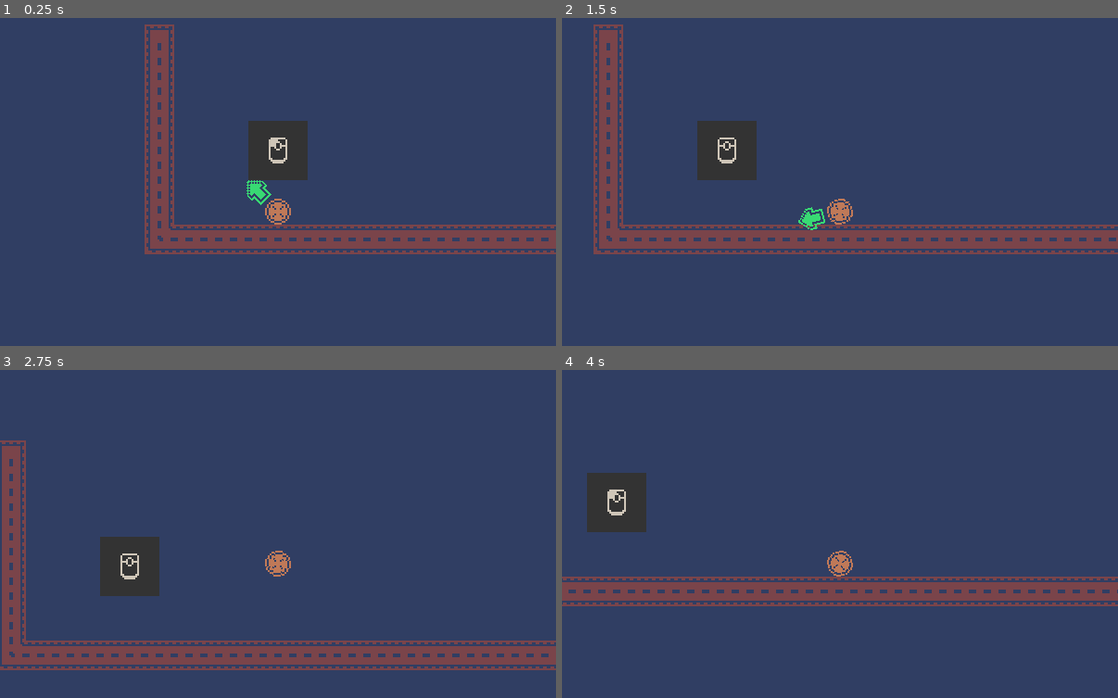
Above: before the commit, frames 1-4 (two rows, left to right).
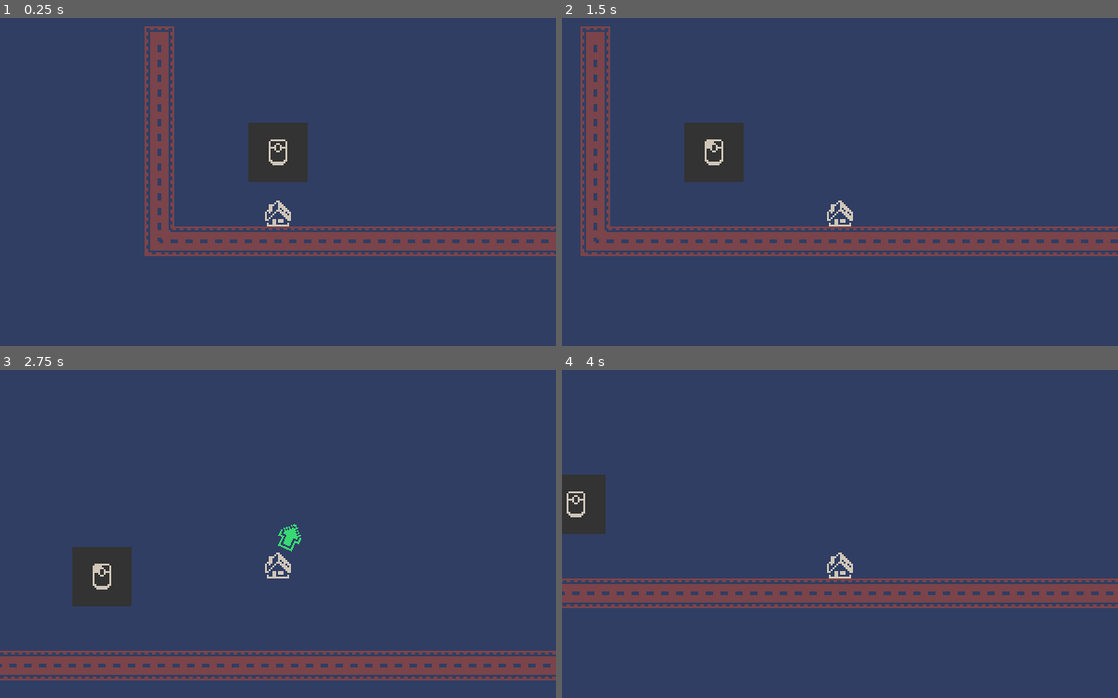
Above: after the commit, the same moments.

Repository: AmossGuy/jumphouse
Game: Godot game, scene res://main.tscn
The game is run twice, just before and just after one commit, with the same random seed, the same clock (stepped at 60 frames per second) and the same inputs.
Inputs (mouse positions are in pixels of both pictures, inside the frame that each line leads up to):
- Up to frame 1 (0.25 s): no input
- Up to frame 2 (1.5 s): tap Enter at 0.5 s; move the mouse to (962, 185) at 0.52 s; press the mouse at (962, 185) at 0.53 s; move the mouse to (728, 241) at 1.27 s; release the mouse at (728, 241) at 1.28 s; click (728, 241) at 1.35 s
- Up to frame 3 (2.75 s): move the mouse to (333, 442) at 2.02 s; press the mouse at (333, 442) at 2.03 s
- Up to frame 4 (4 s): move the mouse to (812, 675) at 2.77 s; release the mouse at (812, 675) at 2.78 s; click (812, 675) at 2.85 s; move the mouse to (1006, 645) at 3.52 s; press the mouse at (1006, 645) at 3.53 s

The runs differ from the first frame. In frame 1, 3.8% of the frame differs, in the area x 26-100%, y 1-73%; in frame 2, 8.6%; in frame 3, 11%, in the area x 0-100%, y 21-95%; in frame 4, 6.7%.

Commit message:
rigid ball → kinematic house

Diff:
--- a/main.tscn
+++ b/main.tscn
@@ -27,7 +27,7 @@
 }
 
 [node name="ball" parent="." instance=ExtResource( 2 )]
-position = Vector2( -24, 25 )
+position = Vector2( -24, 24 )
 
 [node name="TileMap" type="TileMap" parent="."]
 tile_set = ExtResource( 3 )
@@ -48,7 +48,6 @@
 [node name="AnimatedSprite" type="AnimatedSprite" parent="."]
 position = Vector2( -24, -8 )
 frames = SubResource( 3 )
-frame = 1
 playing = true
 
 [node name="spring" parent="." instance=ExtResource( 1 )]
--- a/objects/ball.gd
+++ b/objects/ball.gd
@@ -1,13 +1,41 @@
-extends RigidBody2D
+extends KinematicBody2D
 
-class_name ball
-func get_class():
-	return "ball"
-func is_class(name: String):
-   return .is_class(name) or (get_class() == name)
+const GRAVITY := 98
+const FRICTION := 170
+const ARROW_OFFSET := 16
+const LAUNCH_FORCE := 100
 
-var on_floor := false
-var special_launch := false
+var velocity := Vector2.ZERO
+
+func _process(delta: float):
+	velocity += Vector2.DOWN * GRAVITY * delta
+	if is_on_floor():
+		if velocity.x > 0:
+			velocity.x -= FRICTION * delta
+			velocity.x = max(velocity.x, 0)
+		elif velocity.x < 0:
+			velocity.x += FRICTION * delta
+			velocity.x = min(velocity.x, 0)
+	velocity = move_and_slide(velocity, Vector2.UP)
+
+	var launch_vec := get_launch_vec()
+	update_arrows(1 if launch_vec != Vector2.INF else 0, launch_vec.angle())
+
+func _input(event):
+	if event.is_action_pressed("launch") and is_on_floor():
+		var launch_vec := get_launch_vec()
+		if launch_vec != Vector2.INF:
+			velocity = launch_vec
+
+func test_launch(launch_vec: Vector2) -> Vector2:
+	var collision := move_and_collide(launch_vec, true, true, true)
+	return launch_vec if collision == null else Vector2.INF
+
+func get_launch_vec() -> Vector2:
+	var launch_vec := get_local_mouse_position().rotated(rotation) \
+		.normalized() * LAUNCH_FORCE
+	launch_vec = test_launch(launch_vec)
+	return launch_vec
 
 func update_arrows(count: int, angle: float):
 	var arrows := [$arrow1, $arrow2, $arrow3]
@@ -17,28 +45,4 @@
 		arrows[i].global_rotation = angle
 		arrows[i].global_position = global_position \
 			+ get_local_mouse_position().rotated(rotation) \
-			.normalized() * 16 * (i+1)
-
-func _process(delta):
-	update_arrows(
-		1 if (on_floor or special_launch) else 0,
-		get_local_mouse_position().rotated(rotation).angle()
-	)
-
-func _input(event):
-	if event.is_action_pressed("launch") and (on_floor or special_launch):
-		special_launch = false
-		var mouse_vec = get_local_mouse_position().rotated(rotation)
-		linear_velocity = linear_velocity \
-			.rotated(-mouse_vec.angle())
-		linear_velocity.y = 0
-		linear_velocity = linear_velocity \
-			.rotated(mouse_vec.angle())
-		apply_central_impulse(mouse_vec.normalized() * 100)
-
-func _integrate_forces(s):
-	on_floor = false
-	for x in range(s.get_contact_count()):
-		var ci = s.get_contact_local_normal(x)
-		if ci.dot(Vector2(0, -1)) > 0.6:
-			on_floor = true
+			.normalized() * ARROW_OFFSET * (i+1)
--- a/objects/ball.tscn
+++ b/objects/ball.tscn
@@ -3,22 +3,23 @@
 [ext_resource path="res://colored_transparent_packed.png" type="Texture" id=1]
 [ext_resource path="res://objects/ball.gd" type="Script" id=2]
 
-[sub_resource type="CircleShape2D" id=1]
-radius = 7.0
+[sub_resource type="RectangleShape2D" id=1]
+extents = Vector2( 7, 7 )
 
-[node name="ball" type="RigidBody2D"]
+[node name="ball" type="KinematicBody2D"]
 z_index = 1
-contacts_reported = 4
 script = ExtResource( 2 )
 
 [node name="Sprite" type="Sprite" parent="."]
+position = Vector2( 0, 1 )
 texture = ExtResource( 1 )
 vframes = 22
 hframes = 48
-frame = 133
+frame = 1009
 
 [node name="CollisionShape2D" type="CollisionShape2D" parent="."]
 visible = false
+position = Vector2( 0, 1 )
 shape = SubResource( 1 )
 
 [node name="Camera2D" type="Camera2D" parent="."]
--- a/project.godot
+++ b/project.godot
@@ -8,14 +8,9 @@
 
 config_version=4
 
-_global_script_classes=[ {
-"base": "RigidBody2D",
-"class": "ball",
-"language": "GDScript",
-"path": "res://objects/ball.gd"
-} ]
+_global_script_classes=[  ]
 _global_script_class_icons={
-"ball": ""
+
 }
 
 [application]
